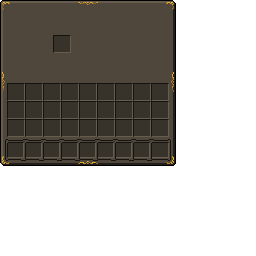
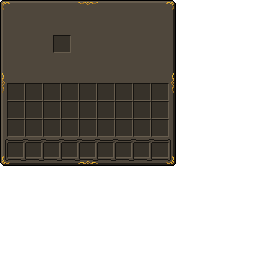
The second 256x256 image is a revision of the first. Changes to its layers:
renamed "background" to "te_background.png", painted on it over [1, 72, 174, 164]
